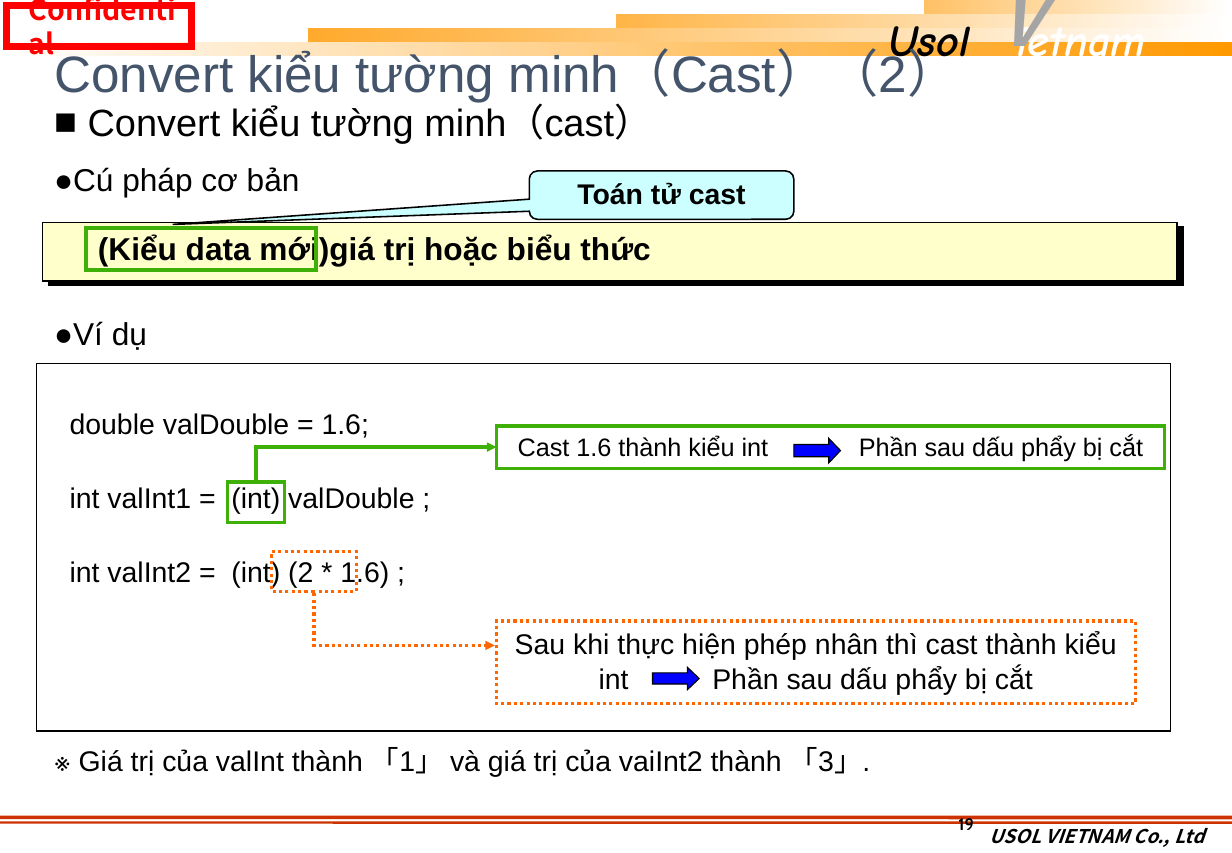
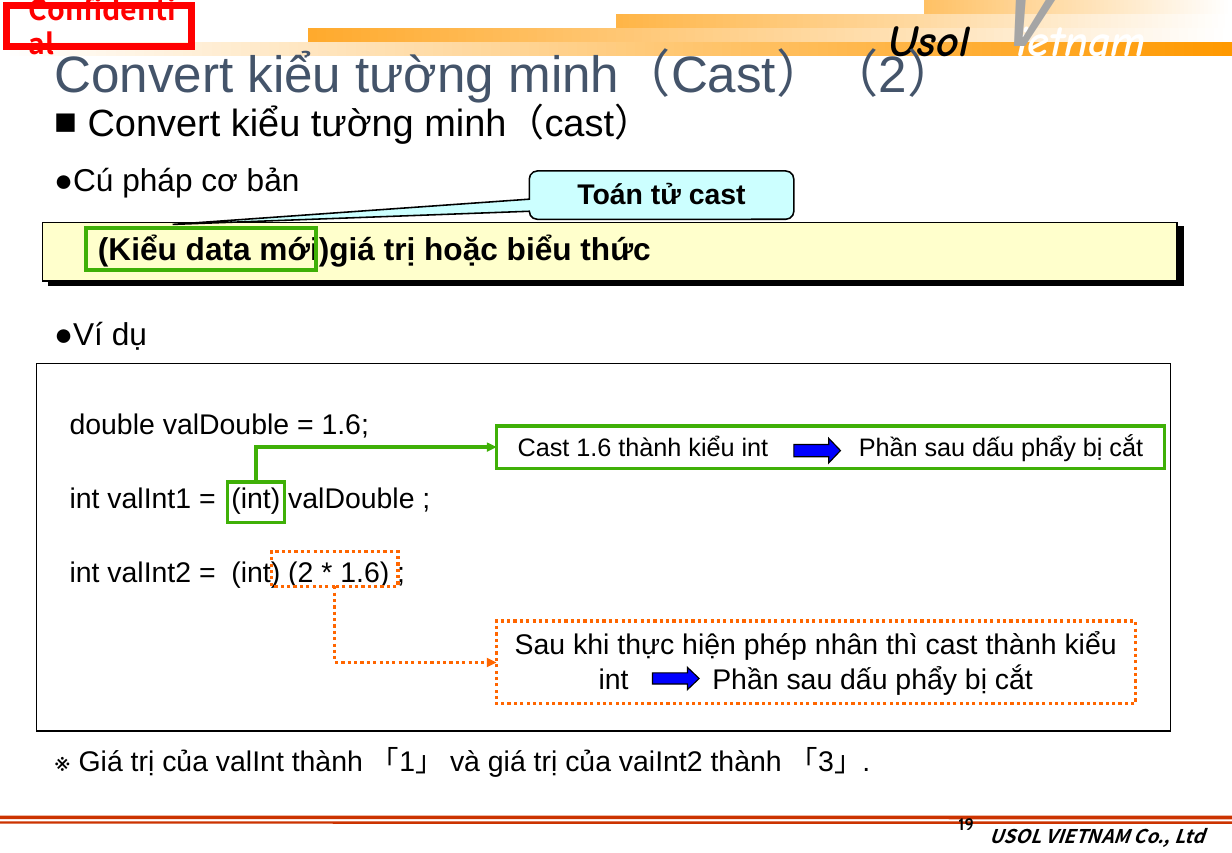
Before and after one commit to khuongmaingoc/javaDoc, a slide deck: slide 19 of Java_Week2.pptx. Drawn at 1232x853 pixels with LibreOffice and Linux fonts; fonts in the diff are those of the drawing; background and template pictures are left out. Boxes give left, top, right and bottom in pixels: in the first picture for what was removed or moved away, otherwise in the second. Text is boxed around its words. In the diff, an @@ line names an element or a change of style, - is before the commit and + after.

```diff
--- a/Java_Week2.pptx
+++ b/Java_Week2.pptx
@@ rectangle: place and size @@
-rectangle at <box>272,552,356,592</box>
+rectangle at <box>272,552,398,587</box>
@@ elbow arrow moved from (314, 594) - (495, 646) to (334, 587) - (496, 662) @@
```
Also in this commit, not shown: 5 other files.
